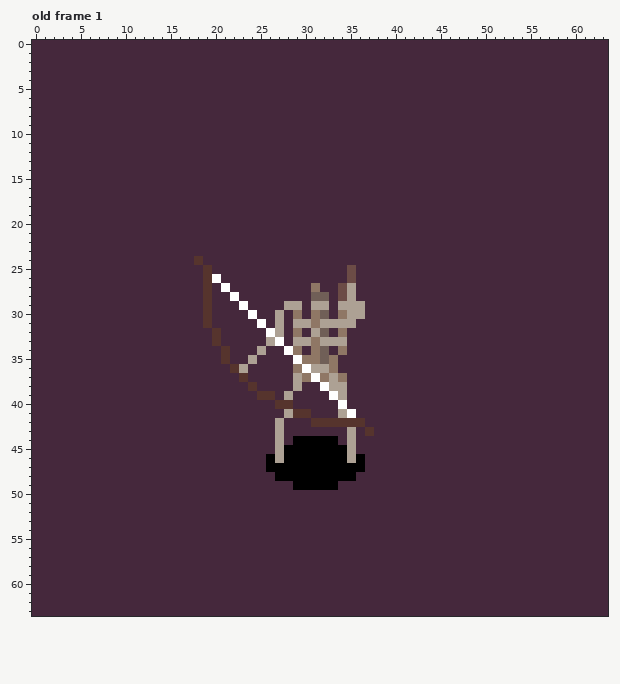
Pixel-art file, stored at assets/aseprite/skeleton/skeleton_ranged_bow_attack.ase. That is the earlier state.
64x64 pixels, 1 frame. Shown: old frame 1. The commit also changed other frames, which this record leaves out.
Now the later version:
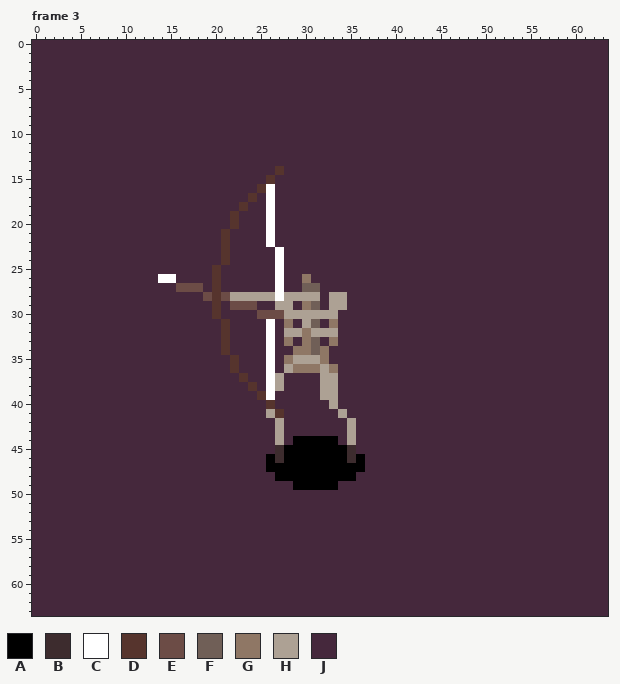
Palette (. is transparent): A #000000  B #3d2c2e  C #ffffff  D #56342d  E #6c4c46  F #705f57  G #8f7765  H #ada194  J #45283c
A new or re-ordered frame is compared with the old frame closest to it.
Difference:
frames 1 -> 3
layer "back (arms)/back_arms/arms" now shown
layer "body/boots" now shown
Changed rows in their new state; - is an unchanged pixel.
Frame 3 is new; against old frame 1:
first column x 14:
14 -------------D----------
15 ------------D-----------
16 -----------DC-----------
17 ----------D-C-----------
18 ---------D--C-----------
19 --------D---C-----------
20 --------D---C-----------
21 -------D----C-----------
22 -------D----C-----------
23 -------D-----C----------
24 ----J--D-----C----------
25 -----JD------C-------J--
26 CC---JD------C--G----J--
27 --EEEJDJ-----C--FF--JJ--
28 -----EDEHHHHHCHHHHJHHJ--
29 -----JD-EEE--H-JGFJH-JJ-
30 -----JD---JEEEHHHHHHJJJ-
31 -----J-D---JCJGJ-FJGJJ--
32 ------JD-----JHHG-HHJ---
33 ------JD----CJGJGFJGJ---
34 -----------JC-J-GFG-J---
35 -------JD-J-C-GHHHGJ----
36 ---------J--C-H-GG------
37 ------------CH-JJJH-J---
38 ------------CH-J--H-J---
39 ------------C-J---HHJ---
40 ------------DJJ----HJ---
41 ------------HDJJJ----J--
42 -----------------JJJJHJ-
43 -----------------------J
45 -------------B-------B--
46 -------------B-------B--
Boxes around the changes in both pictures, in picture pixels (x1, y1, x2, y2):
changed: (158, 166, 374, 463)
